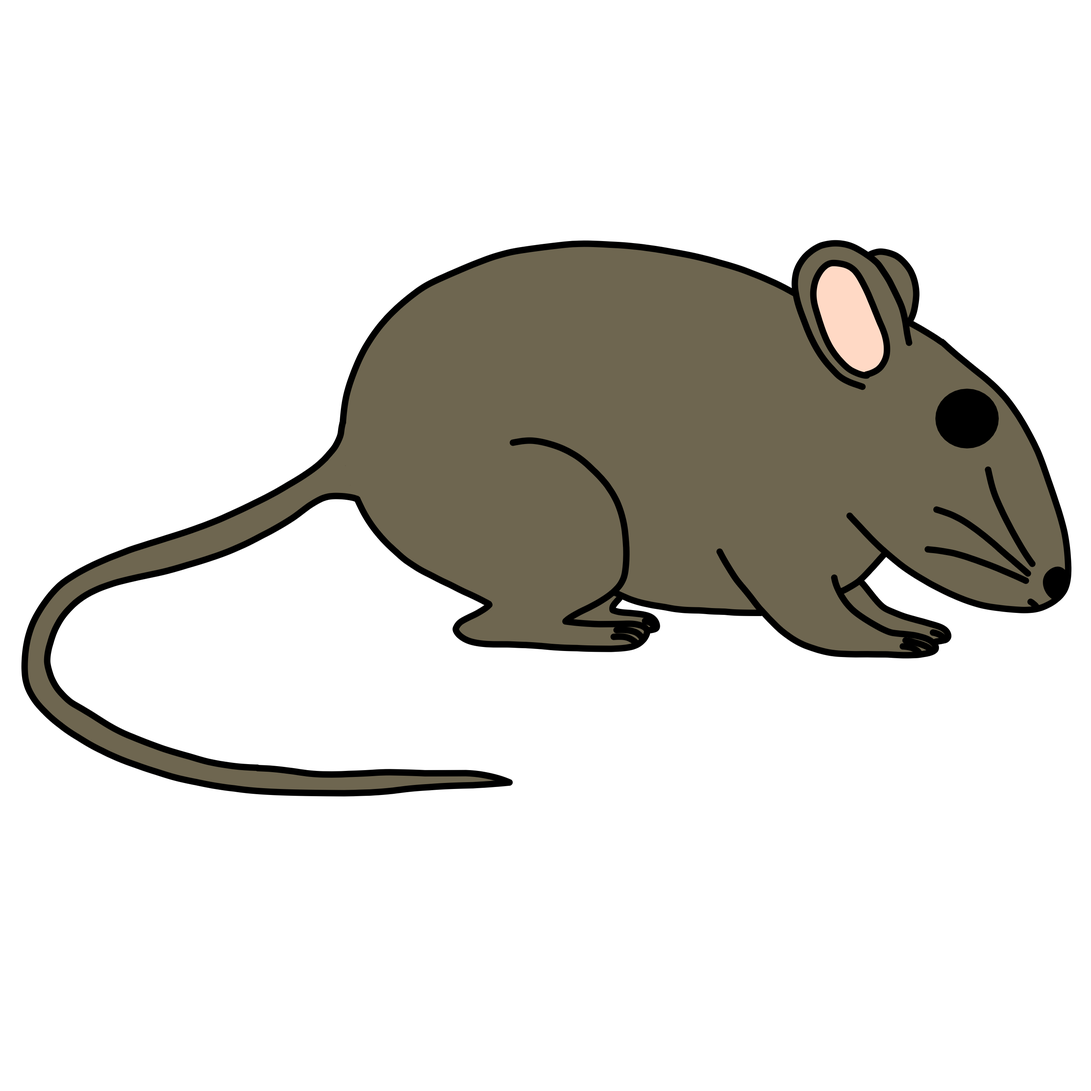
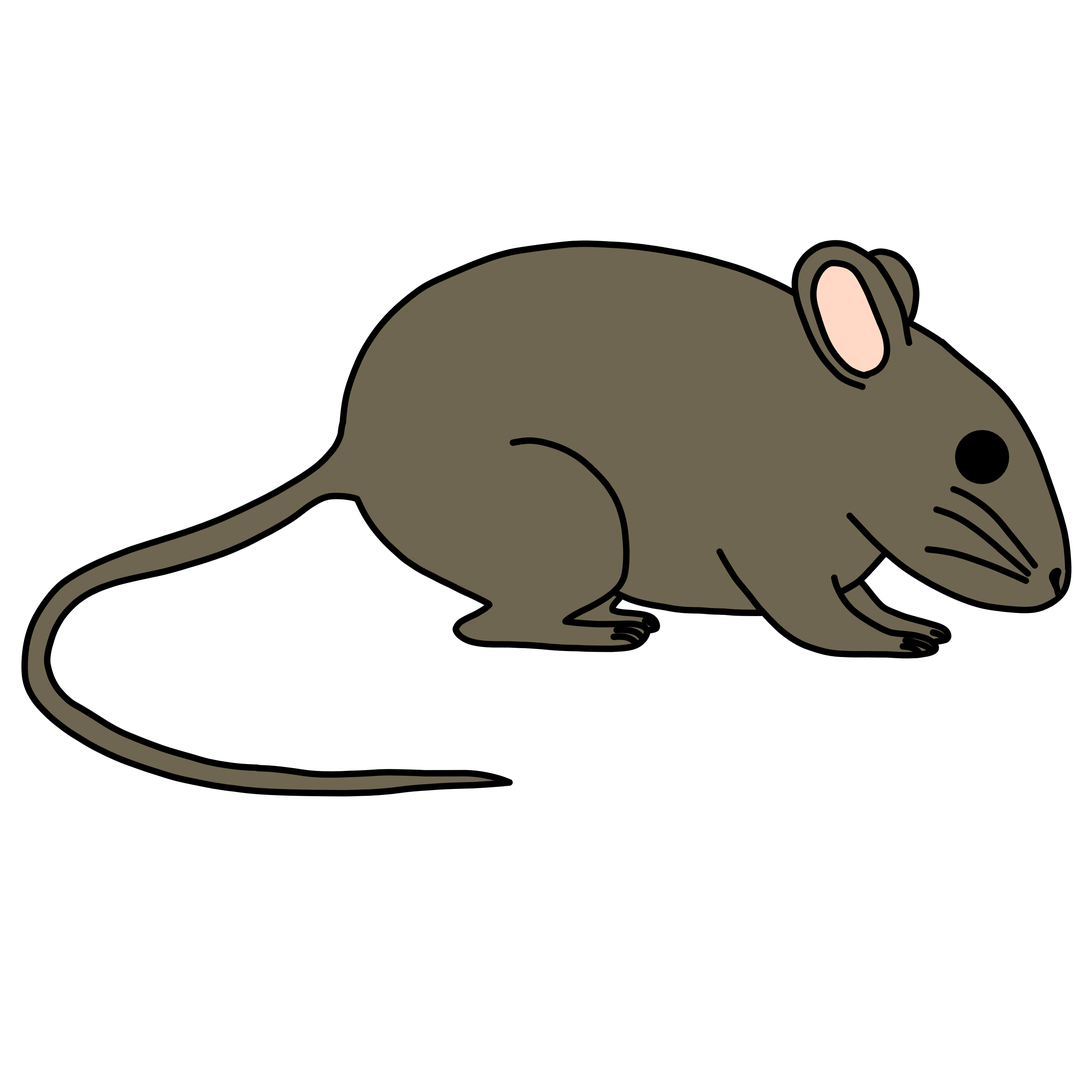
Two versions of the same layered image (1091 x 1091). Layer-by-layer changes:
painted on "Line art" over [left=935, top=388, right=1067, bottom=607]
painted on "Color" over [left=935, top=388, right=1067, bottom=607]
painted on "Background" over [left=935, top=388, right=1067, bottom=607]
